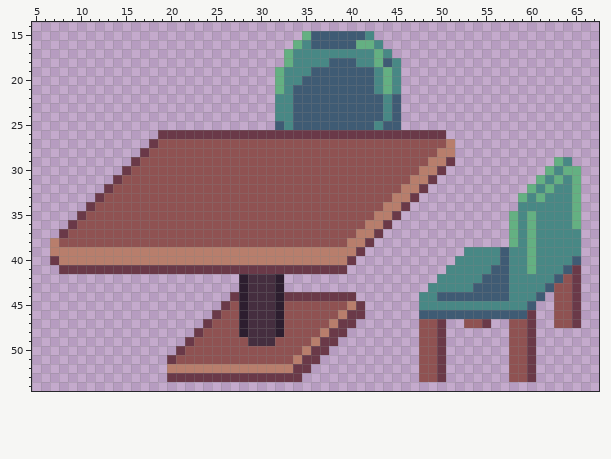
Edited in one commit: sprite sheet (Assets/Sprites/Audience/table.png). The picture above was drawn from the file before the commit.
The file is 308x220 pixels, drawn in blocks of 4x4; one block is one cell here. Shown: x 5..67, y 14..54.
New version:
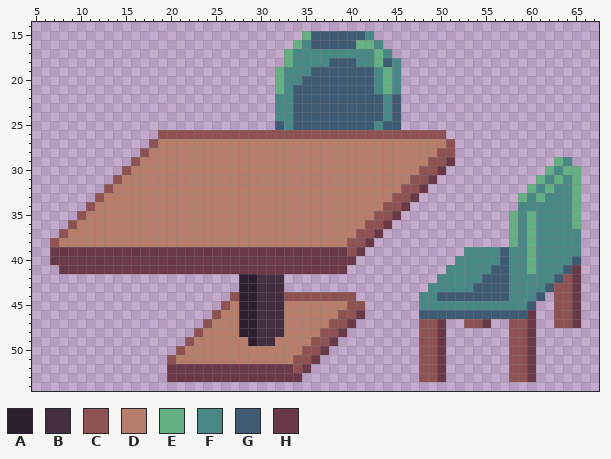
Palette (. is transparent): A #2d1e2f  B #452e3f  C #8f5252  D #b87e6c  E #64b082  F #488885  G #3f5b74  H #6a3948
Message: touch up table/tomato, jerry default pose
Change:
Changed rows in their new state; - is an unchanged pixel.
first column x 7:
26 ------------CCCCCCCCCCCCCCCCCCCCCCCCCCCCCCCC-
27 -----------CDDDDDDDDDDDDDDDDDDDDDDDDDDDDDDDDC
28 ----------CDDDDDDDDDDDDDDDDDDDDDDDDDDDDDDDDCC
29 ---------CDDDDDDDDDDDDDDDDDDDDDDDDDDDDDDDDCC-
30 --------CDDDDDDDDDDDDDDDDDDDDDDDDDDDDDDDDCC--
31 -------CDDDDDDDDDDDDDDDDDDDDDDDDDDDDDDDDCC---
32 ------CDDDDDDDDDDDDDDDDDDDDDDDDDDDDDDDDCC----
33 -----CDDDDDDDDDDDDDDDDDDDDDDDDDDDDDDDDCC-----
34 ----CDDDDDDDDDDDDDDDDDDDDDDDDDDDDDDDDCC------
35 ---CDDDDDDDDDDDDDDDDDDDDDDDDDDDDDDDDCC-------
36 --CDDDDDDDDDDDDDDDDDDDDDDDDDDDDDDDDCC--------
37 -CDDDDDDDDDDDDDDDDDDDDDDDDDDDDDDDDCC---------
38 CDDDDDDDDDDDDDDDDDDDDDDDDDDDDDDDDCC----------
39 HHHHHHHHHHHHHHHHHHHHHHHHHHHHHHHHHC-----------
40 -HHHHHHHHHHHHHHHHHHHHHHHHHHHHHHHH------------
42 ----------------------A--B-------------------
43 ----------------------A--B-------------------
44 --------------------C-A--BCCCCCCCC-----------
45 -------------------CD-A--BDDDDDDDCC----------
46 ------------------CDD-A--BDDDDDDCC-----------
47 -----------------CDDD-A--BDDDDDCC------------
48 ----------------CDDDD-A--BDDDDCC-------------
49 ---------------CDDDDDDA--DDDDCC--------------
50 --------------CDDDDDDDDDDDDDCC---------------
51 -------------CDDDDDDDDDDDDDCC----------------
52 -------------HHHHHHHHHHHHHHC-----------------
Where, in picture pixels (left, top, right, bottom), the same in both pictures:
changed: (50, 130, 455, 373)
